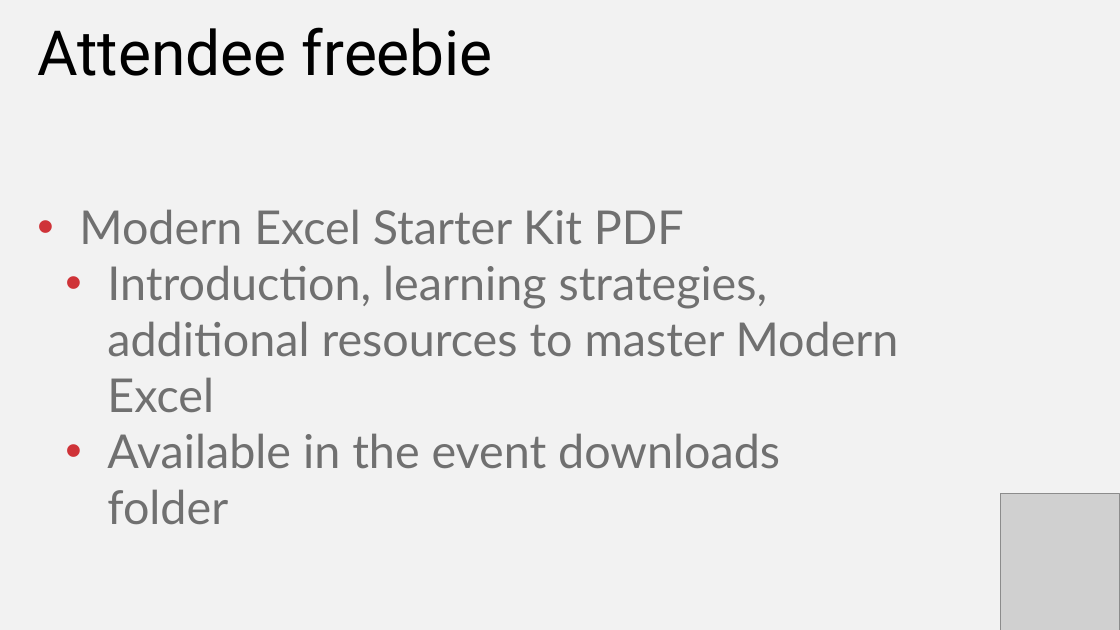
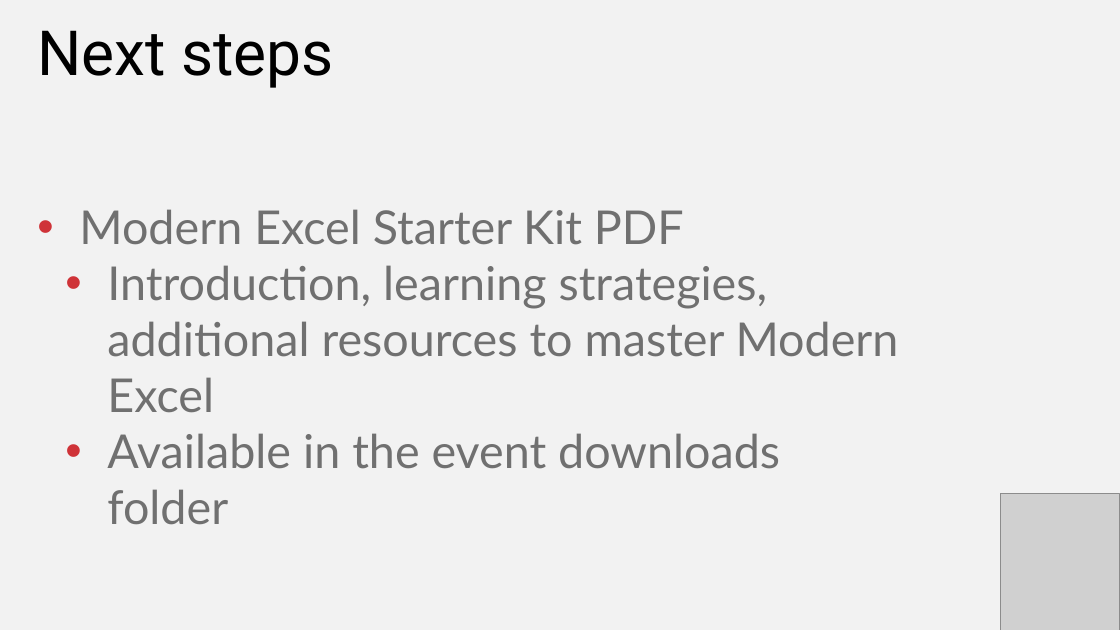
Before and after one commit to stringfestdata/modern-excel-demo-day, a slide deck: slide 14 of modern-excel-demo-day.pptx (slide 20 before the commit). Drawn at 1120x630 pixels with LibreOffice and Linux fonts; fonts in the diff are those of the drawing; grey boxes stand for pictures. Boxes give left, top, right and bottom in pixels: in the first picture for what was removed or moved away, otherwise in the second. Text is boxed around its words. In the diff, an @@ line names an element or a change of style, - is before the commit and + after.

```diff
--- a/modern-excel-demo-day.pptx
+++ b/modern-excel-demo-day.pptx
@@ text at <box>37,30,333,88</box>: text changed @@
-Attendee freebie
+Next steps
```
Also in this commit, not shown: 1 other slide changed, 1 slide added, 7 slides removed, 1 other file.
